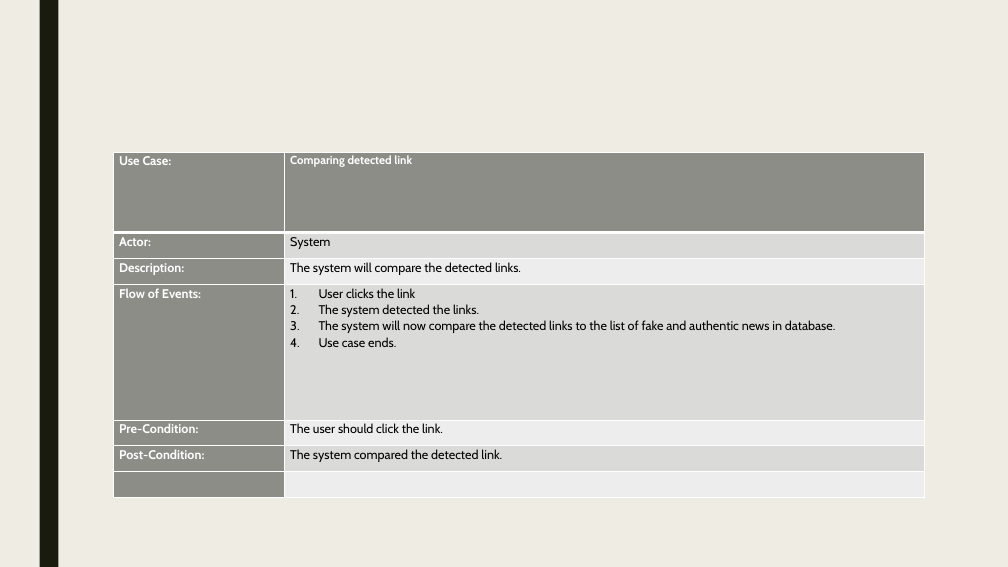
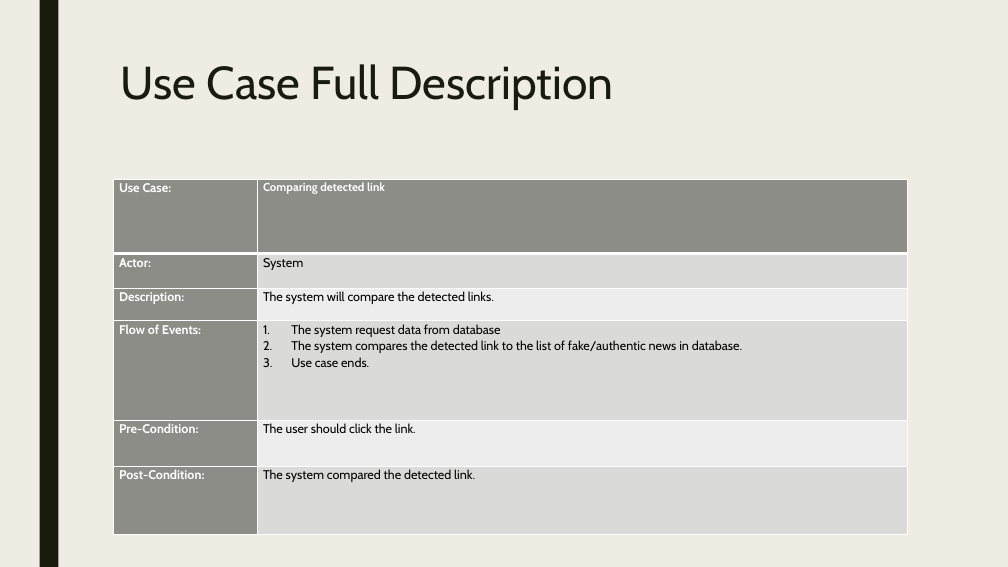
Before and after one commit to seans888/RoaD2R, a slide deck: slide 16 of Identifying fake news in facebook.pptx. Drawn at 1008x567 pixels with LibreOffice and Linux fonts; fonts in the diff are those of the drawing. Boxes give left, top, right and bottom in pixels: in the first picture for what was removed or moved away, otherwise in the second. Text is boxed around its words. In the diff, an @@ line names an element or a change of style, - is before the commit and + after.

```diff
--- a/Identifying fake news in facebook.pptx
+++ b/Identifying fake news in facebook.pptx
@@ title added at box(121, 64, 614, 110), 44 pt, text #191B0E @@
+Use Case Full Description
@@ table at box(113, 179, 907, 535) @@
-row 4, column 2: User clicks the link / The system detected the links. / The system will now compare the detected links to the list of fake and authentic news in database. / Use case ends.
+row 4, column 2: The system request data from database / The system compares the detected link to the list of fake/authentic news in database. / Use case ends.
-row 7:  | 
@@ table: place and size @@
-table at box(113, 152, 924, 498)
+table at box(113, 179, 907, 535)
```
Also in this commit, not shown: 9 other slides changed, 9 slides added, 1 slide removed.
